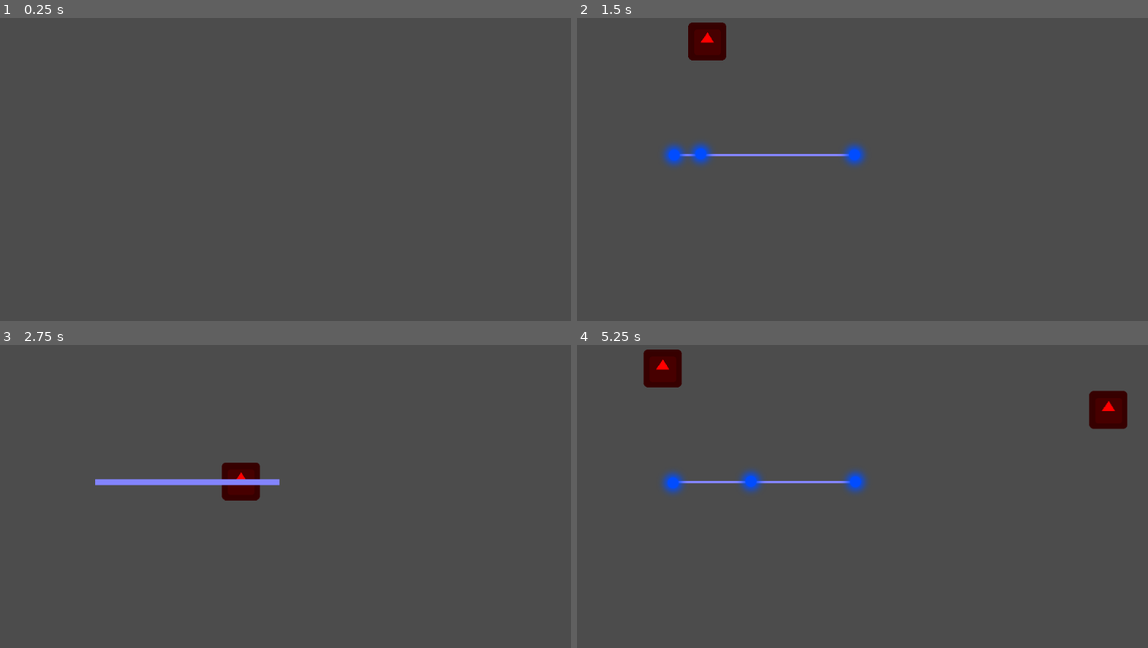
Above: before the commit, frames 1-4 (two rows, left to right).
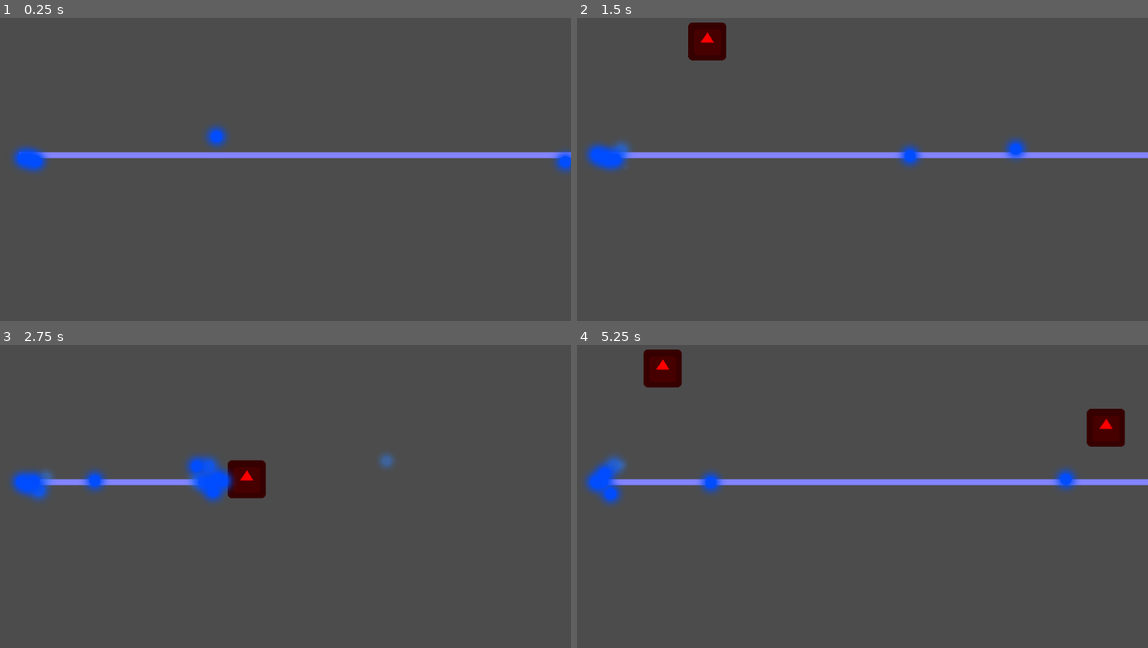
Above: after the commit, the same moments.

Repository: johnpeterprogramming/GmtkGameJam
Game: Godot game, scene res://Main.tscn
Two runs of this game, one before a commit and one after it. Both use one fixed random seed, a clock stepped at 60 frames per second and the inputs below. The engine's default icon, where the game draws it, is replaced by a stand-in: a white triangle on a blue panel in a dark square.
Inputs (mouse positions are in pixels of both pictures, inside the frame that each line leads up to):
- Up to frame 1 (0.25 s): no input
- Up to frame 2 (1.5 s): move the mouse to (976, 124) at 0.52 s; click (976, 124) at 0.67 s; move the mouse to (719, 160) at 1.27 s; click (719, 160) at 1.42 s
- Up to frame 3 (2.75 s): move the mouse to (325, 393) at 2.02 s; click (325, 393) at 2.17 s
- Up to frame 4 (5.25 s): move the mouse to (811, 541) at 2.77 s; click (811, 541) at 2.92 s; move the mouse to (1028, 523) at 3.52 s; click (1028, 523) at 3.67 s; move the mouse to (662, 417) at 4.27 s; click (662, 417) at 4.42 s; move the mouse to (873, 469) at 5.02 s; click (873, 469) at 5.17 s

The runs differ from the first frame. In frame 1, 3.0% of the frame differs, in the area x 2-100%, y 35-52%; in frame 2, 3.4%; in frame 3, 2.6%; in frame 4, 4.6%, in the area x 1-100%, y 15-54%.

Commit message:
idk what i did here

Diff:
--- a/Enemy.gd
+++ b/Enemy.gd
@@ -4,6 +4,7 @@
 var speed = 300
 var damage = 10
 var current_waypoint = 0
+export var health = 100
 
 func _ready():
 	waypoints = get_node("../../Waypoints").get_children()
@@ -11,7 +12,7 @@
 func _process(delta):
 
 	position += position.direction_to(waypoints[current_waypoint].position) * speed * delta
-	if position.distance_to(waypoints[current_waypoint].position) < 3: #when it get close enough to point it goes to next
+	if position.distance_to(waypoints[current_waypoint].position) < 10: #when it get close enough to point it goes to next
 		current_waypoint = current_waypoint + 1
 	if current_waypoint == len(waypoints):
 		globals.health -= damage
--- a/Enemy.tscn
+++ b/Enemy.tscn
@@ -1,11 +1,18 @@
-[gd_scene load_steps=3 format=2]
+[gd_scene load_steps=4 format=2]
 
 [ext_resource path="res://icon.png" type="Texture" id=1]
 [ext_resource path="res://Enemy.gd" type="Script" id=2]
 
-[node name="Enemy" type="Node2D"]
+[sub_resource type="RectangleShape2D" id=1]
+extents = Vector2( 32, 32 )
+
+[node name="Enemy" type="StaticBody2D"]
+collision_layer = 2
 script = ExtResource( 2 )
 
 [node name="Sprite" type="Sprite" parent="."]
 modulate = Color( 1, 0, 0, 1 )
 texture = ExtResource( 1 )
+
+[node name="CollisionShape2D" type="CollisionShape2D" parent="."]
+shape = SubResource( 1 )
--- a/Laser.gd
+++ b/Laser.gd
@@ -3,12 +3,7 @@
 var is_casting = false setget set_is_casting
 
 func _ready():
-	set_physics_process(false)
-	$Line2D.points[1] = Vector2.ZERO
-
-func _unhandled_input(event):
-	if event is InputEventMouseButton:
-		self.is_casting = event.pressed # using self. calls setget of is_casting, setget doesn't get activate if its called globally
+	self.is_casting = true
 
 func _physics_process(_delta):
 	var cast_point = cast_to # cast_to is the raycast2d's destination point
--- a/Laser.tscn
+++ b/Laser.tscn
@@ -1,10 +1,7 @@
-[gd_scene load_steps=7 format=2]
+[gd_scene load_steps=6 format=2]
 
 [ext_resource path="res://Laser.gd" type="Script" id=1]
 [ext_resource path="res://glowing_circle.png" type="Texture" id=2]
-
-[sub_resource type="RectangleShape2D" id=1]
-extents = Vector2( 10, 96 )
 
 [sub_resource type="Curve" id=2]
 _data = [ Vector2( 0.454, 1 ), 0.0, 0.0, 0, 0, Vector2( 0.782, 0 ), 0.0, 0.0, 0, 0 ]
@@ -21,7 +18,8 @@
 glow_bicubic_upscale = true
 
 [node name="Laser" type="RayCast2D"]
-cast_to = Vector2( 500, 0 )
+cast_to = Vector2( 2000, 0 )
+collision_mask = 2
 script = ExtResource( 1 )
 
 [node name="Line2D" type="Line2D" parent="."]
@@ -29,12 +27,6 @@
 default_color = Color( 0.514648, 0.518972, 1, 1 )
 
 [node name="Tween" type="Tween" parent="."]
-
-[node name="StaticBody2D" type="StaticBody2D" parent="."]
-position = Vector2( 320, 0 )
-
-[node name="CollisionShape2D" type="CollisionShape2D" parent="StaticBody2D"]
-shape = SubResource( 1 )
 
 [node name="CastingParticles2D" type="CPUParticles2D" parent="."]
 emitting = false
--- a/Main.tscn
+++ b/Main.tscn
@@ -35,4 +35,4 @@
 position = Vector2( 64, 64 )
 
 [node name="Laser" parent="." instance=ExtResource( 3 )]
-position = Vector2( 224, 320 )
+position = Vector2( 96, 320 )
--- a/project.godot
+++ b/project.godot
@@ -18,6 +18,16 @@
 
 globals="*res://globals.gd"
 
+[global]
+
+layer=false
+
+[layer_names]
+
+2d_physics/layer_1="player"
+2d_physics/layer_2="enemy"
+2d_physics/layer_3="tower"
+
 [physics]
 
 common/enable_pause_aware_picking=true
